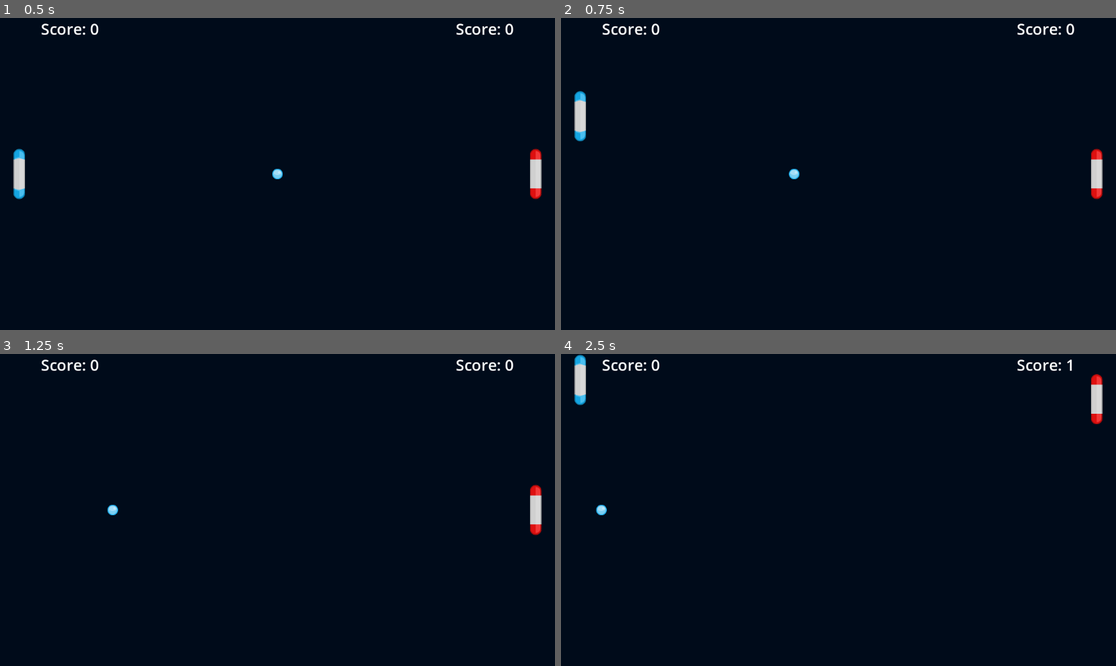
Above: before the commit, frames 1-4 (two rows, left to right).
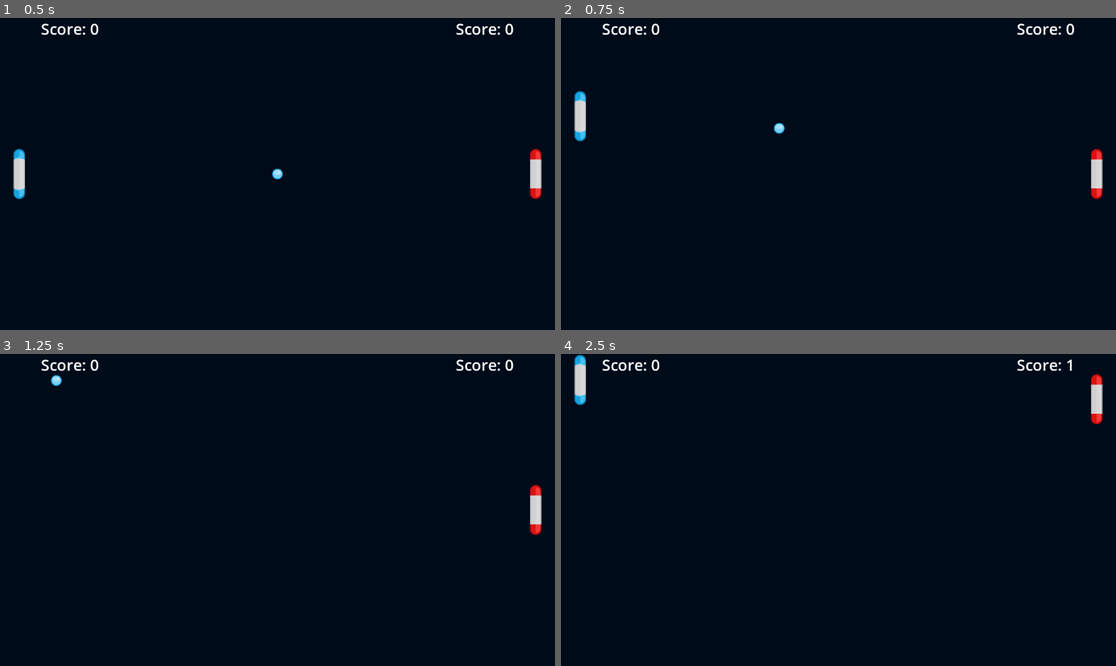
Above: after the commit, the same moments.

Repository: XCarCedo/Pong
Game: Godot game, scene res://Scenes/Game.tscn
Two runs of this game, one before a commit and one after it. Both use one fixed random seed, a clock stepped at 60 frames per second and the inputs below. The project has no main scene, so this scene is started directly.
Inputs:
- Up to frame 1 (0.5 s): no input
- Up to frame 2 (0.75 s): tap Enter at 0.5 s; hold W (p1_up) from 0.53 s (still down); hold Space (shoot_ball) from 0.53 s (still down)
- Up to frame 3 (1.25 s): keep holding W (p1_up); keep holding Space (shoot_ball)
- Up to frame 4 (2.5 s): release W (p1_up) at 1.28 s; release Space (shoot_ball) at 1.28 s; hold S (p1_down) 1.28-2.03 s; tap Down (p2_down) at 1.35 s; tap Space (shoot_ball) at 1.55, 2.3 s; hold W (p1_up) from 2.03 s (still down); hold Up (p2_up) from 2.03 s (still down)

Frame 1 is identical in both runs. In frame 2, 0.1% of the frame differs, in the area x 38-44%, y 33-52%; in frame 3, 0.1%, in the area x 9-22%, y 6-52%; in frame 4, less than 0.1%.

Commit message:
Added random rotation variation to ball

Diff:
--- a/Scripts/Ball.gd
+++ b/Scripts/Ball.gd
@@ -1,8 +1,8 @@
 extends RigidBody2D
 
 var shooted: bool = false
-var _speed: int = 500
-var speed: int = 500:
+var _speed: int = 850
+var speed: int = _speed:
 	get:
 		return _speed
 	set(value):
@@ -18,8 +18,23 @@
 	shooted = false
 
 func shoot():
+	randomize()
 	shooted = true
 	linear_velocity.x = [speed, -speed].pick_random()
+
+	var sub_dir = ["up", "left"].pick_random()
+	# If ball is going to left
+	if linear_velocity.x < 0:
+		if sub_dir == "up":
+			linear_velocity = linear_velocity.rotated(deg_to_rad(randf_range(0.0, 45.0)))
+		else:
+			linear_velocity = linear_velocity.rotated(deg_to_rad(randf_range(315.0,360.0)))
+	else:
+		if sub_dir == "up":
+			linear_velocity = linear_velocity.rotated(deg_to_rad(randf_range(90.0, 180.0)))
+		else:
+			linear_velocity = linear_velocity.rotated(deg_to_rad(randf_range(180.0, 270.0)))
+
 
 func _physics_process(delta):
 	if not shooted and Input.get_action_strength("shoot_ball"):
